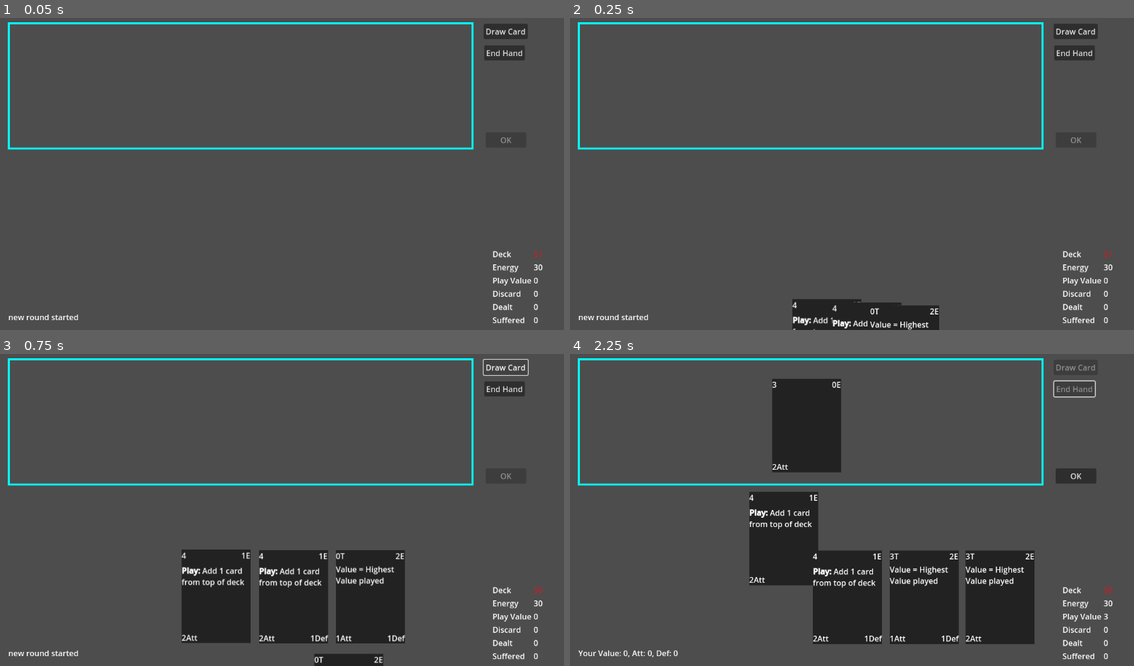
Above: before the commit, frames 1-4 (two rows, left to right).
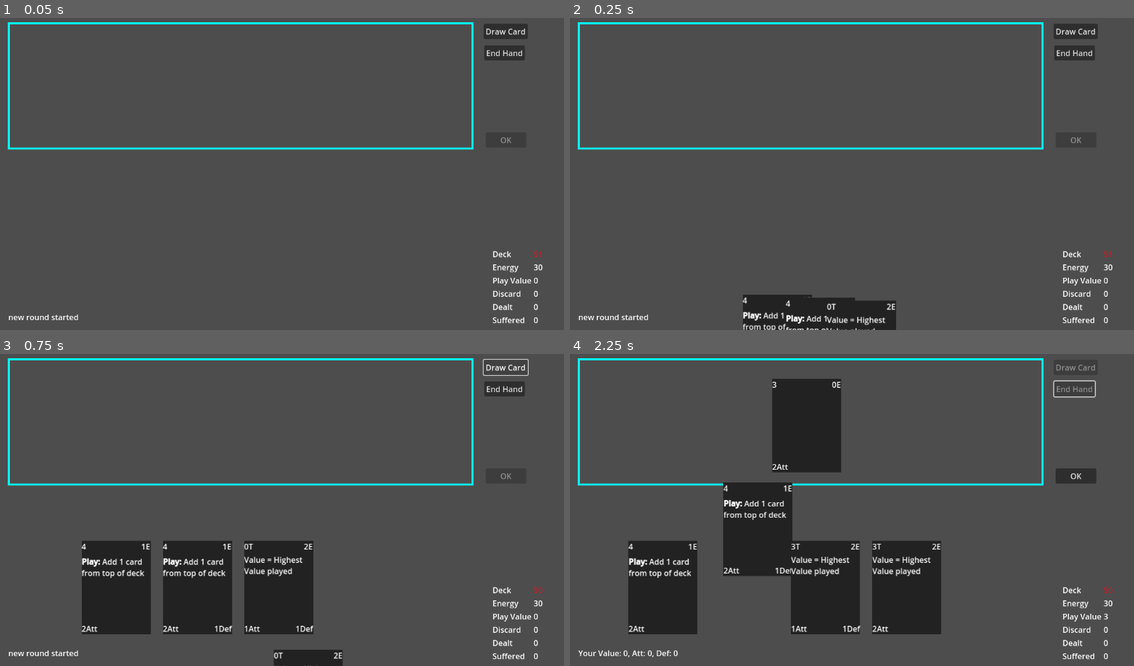
Above: after the commit, the same moments.

Repository: TicklesTheBrain/CardBuilder
Game: Godot game, scene res://game.tscn
Two runs of this game, one before a commit and one after it. Both use one fixed random seed, a clock stepped at 60 frames per second and the inputs below.
Inputs (mouse positions are in pixels of both pictures, inside the frame that each line leads up to):
- Up to frame 1 (0.05 s): no input
- Up to frame 2 (0.25 s): no input
- Up to frame 3 (0.75 s): click "Draw Card" at 0.5 s
- Up to frame 4 (2.25 s): click "End Hand" at 1.25 s; drag from (767, 597) to (812, 422) at 2.02 s

Frame 1 is identical in both runs. In frame 2, 2.1% of the frame differs, in the area x 30-66%, y 88-100%; in frame 3, 12%; in frame 4, 14%, in the area x 10-83%, y 41-93%.

Commit message:
Added dynamic card position control

Diff:
--- a/cardAbstractions/cardContainer.gd
+++ b/cardAbstractions/cardContainer.gd
@@ -26,6 +26,10 @@
 		return maxCards - cards.size()
 
 func addCard(cardToAdd: CardData) -> bool:
+
+	#TODO: need to cleanup this order so it is bulletproof here. since trigger effect can sometimes add more cards with their own effects, the order on card added events is important for order
+	#of the cards, which is a cosmetic incosistency, but might cause further fuckyness later on.
+
 	if not checkFull():
 		cards.push_back(cardToAdd)
 		cardToAdd.container = self
--- a/cardEffects/peSetValueToPrevious.gd
+++ b/cardEffects/peSetValueToPrevious.gd
@@ -2,11 +2,11 @@
 class_name SetValueToPrevious
 
 func triggerSpecific(ctxt: GameStateContext):
-    if ctxt.hand.getAll().size() < 2:
+    if ctxt.playArea.getAll().size() < 2:
         #THIS MEANS THIS WAS THE FIRST CARD PLAYED
         return
 
-    var valueToCopy = ctxt.hand.getLast(2).getValue()
+    var valueToCopy = ctxt.playArea.getLast(2).getValue()
     modifier.flatChange = valueToCopy
     super(ctxt)
     print("value copy Done")
--- /dev/null
+++ b/cardInterfaceStuff/FixedPositionController.gd
@@ -0,0 +1,18 @@
+extends CardPositionController
+class_name FixedPositionController
+
+@export var posCollections: Array[Node2D]
+
+func scuttleCards():
+
+	if cards.size() < 1:
+		return
+
+	var i = 0
+	var currentCollection = posCollections[cards.size()-1].get_children()
+	var tween = get_tree().create_tween().set_parallel()
+
+	for card: CardDisplay in cards:
+		var newMarker = currentCollection[i]
+		i +=1
+		tween.tween_property(card,"position", newMarker.position, cardMoveTime)
--- a/cardInterfaceStuff/PlayAreaController.gd
+++ b/cardInterfaceStuff/PlayAreaController.gd
@@ -1,6 +1,6 @@
 extends Area2D
 
-@export var positionController: VariedPositionController
+@export var positionController: CardPositionController
 @export var shape: CollisionShape2D
 
 func _on_area_exited(area:Area2D):
--- a/cardInterfaceStuff/cardDisplay.gd
+++ b/cardInterfaceStuff/cardDisplay.gd
@@ -22,7 +22,7 @@
 var mouseOffset = Vector2()
 var previousPosition = Vector2()
 var inPlayArea = null
-var positionController: VariedPositionController
+var positionController: CardPositionController
 var selected = false:
 	set(value):
 		if value == true:
--- a/cardInterfaceStuff/VariedPositionController.gd
+++ b/cardInterfaceStuff/cardPositionController.gd
@@ -1,18 +1,16 @@
-extends Node2D
-class_name VariedPositionController
+extends Node
+class_name CardPositionController
 
-@export var posCollections: Array[Node2D]
 @export var cardMoveTime: float = 0.5
+@export var logicalContainer: CardContainer
 @export var canvasLayer: CanvasLayer
 
 var cards: Array[CardDisplay] = []
 var setupDone: bool = false
-@export var logicalContainer: CardContainer
 
 func _ready():
 	if logicalContainer and not setupDone:
 		setupNewLogicalContainer()
-
 
 func addCardData(cardData: CardData):
 	var cardDisplays = get_tree().get_nodes_in_group("cd")
@@ -37,9 +35,6 @@
 
 func addCardDisplay(newCard: CardDisplay):
 
-	if cards.size() >= posCollections.size():
-		return
-
 	newCard.positionController = self
 	cards.push_back(newCard)
 	scuttleCards()
@@ -50,20 +45,6 @@
 
 	cards.erase(cardToRemove)
 	scuttleCards()
-
-func scuttleCards():
-
-	if cards.size() < 1:
-		return
-
-	var i = 0
-	var currentCollection = posCollections[cards.size()-1].get_children()
-	var tween = get_tree().create_tween().set_parallel()
-
-	for card: CardDisplay in cards:
-		var newMarker = currentCollection[i]
-		i +=1
-		tween.tween_property(card,"position", newMarker.position, cardMoveTime)
 
 func setupNewLogicalContainer(newContainer = null):
 	if newContainer:
@@ -77,3 +58,8 @@
 	logicalContainer.cardRemoved.connect(removeCardData)
 
 	setupDone = true
+
+
+func scuttleCards():
+	print("generic scuttle cards for position controller not overrriden")
+	pass
--- /dev/null
+++ b/cardInterfaceStuff/dynamicPositionController.gd
@@ -0,0 +1,39 @@
+extends CardPositionController
+class_name DynamicPositionController
+
+@export var cardArea: CollisionShape2D
+@export var minCardCenterDistance: float
+@export var maxCardGap: float
+
+func scuttleCards():
+
+	if cards.size() < 1:
+		return
+
+	var centerPos = cardArea.position
+	var areaWidth = cardArea.shape.get_rect().size.x
+	var cardWidth = cards[0].cardShape.get_children()[0].shape.get_rect().size.x
+	var distanceBetweenCards = minCardCenterDistance
+	var startingPoint: Vector2
+
+	if cards.size() == 1:
+		distanceBetweenCards = 0
+	elif (cards.size()-1)*maxCardGap+cards.size()*cardWidth < areaWidth:
+		distanceBetweenCards = maxCardGap+cardWidth
+	elif cardWidth+(cards.size()-1)*minCardCenterDistance >= areaWidth:
+		distanceBetweenCards = minCardCenterDistance
+		startingPoint = centerPos - Vector2(areaWidth/2,0)
+	else:
+		distanceBetweenCards = (areaWidth - cardWidth) / (cards.size()-1)
+
+	var totalCardWidth = cardWidth + distanceBetweenCards*(cards.size()-1)
+	if not startingPoint:
+		startingPoint = centerPos - Vector2(totalCardWidth/2, 0)
+
+	var i = 0
+	var tween = get_tree().create_tween().set_parallel()
+
+	for card: CardDisplay in cards:
+		var cardPosition = startingPoint + Vector2(i*distanceBetweenCards,0)
+		i +=1
+		tween.tween_property(card,"position", cardPosition, cardMoveTime)
--- a/game.tscn
+++ b/game.tscn
@@ -8,7 +8,7 @@
 [ext_resource type="Script" path="res://cardInterfaceStuff/CardDisplaySink.gd" id="3_lpmun"]
 [ext_resource type="Script" path="res://cardAbstractions/cardParam.gd" id="4_kj13h"]
 [ext_resource type="Script" path="res://modifiers/paramModifierFixedChange.gd" id="4_kraob"]
-[ext_resource type="Script" path="res://cardInterfaceStuff/VariedPositionController.gd" id="4_u0guh"]
+[ext_resource type="Script" path="res://cardInterfaceStuff/FixedPositionController.gd" id="4_u0guh"]
 [ext_resource type="Script" path="res://cardInterfaceStuff/PlayAreaController.gd" id="5_fctuw"]
 [ext_resource type="Script" path="res://cardAbstractions/emptyCardData.gd" id="5_fj00f"]
 [ext_resource type="Script" path="res://cardEffects/peContainerModifier.gd" id="5_y0qb8"]
@@ -28,6 +28,7 @@
 [ext_resource type="Script" path="res://modifiers/paramModifierFlat.gd" id="20_10cho"]
 [ext_resource type="Script" path="res://cardEffects/peSetValueToPrevious.gd" id="20_l4gj5"]
 [ext_resource type="Script" path="res://conditionals/conditionalAmount.gd" id="22_0ivmw"]
+[ext_resource type="Script" path="res://cardInterfaceStuff/dynamicPositionController.gd" id="27_mupmx"]
 
 [sub_resource type="Resource" id="Resource_stxwd"]
 script = ExtResource("4_kj13h")
@@ -799,6 +800,9 @@
 cost = SubResource("Resource_lab7m")
 onPlayEffects = Array[Resource("res://cardEffects/playEffect.gd")]([])
 playConditionals = Array[Resource("res://conditionals/conditionals.gd")]([])
+
+[sub_resource type="RectangleShape2D" id="RectangleShape2D_c17rp"]
+size = Vector2(959, 204)
 
 [sub_resource type="RectangleShape2D" id="RectangleShape2D_625ey"]
 size = Vector2(947, 256.5)
@@ -859,7 +863,6 @@
 
 [node name="HandManager" type="Node" parent="Logic/Player" node_paths=PackedStringArray("feedContainer", "disposeContainer")]
 script = ExtResource("12_q8pst")
-maxCards = 7
 feedContainer = NodePath("../DiscardManager")
 disposeContainer = NodePath("../DiscardManager")
 
@@ -941,6 +944,7 @@
 visible = false
 script = ExtResource("4_u0guh")
 posCollections = [NodePath("../PlayArea/PlayAreaPositionController/1Pos"), NodePath("../PlayArea/PlayAreaPositionContro …(297 unchanged characters)…
+cardMoveTime = null
 logicalContainer = NodePath("../Logic/Enemy/EnemyPlayArea")
 
 [node name="1Pos" type="Node2D" parent="EnemyPlayAreaController"]
@@ -1087,143 +1091,16 @@
 [node name="Marker2D" type="Marker2D" parent="DiscardDisplayController"]
 position = Vector2(1091, 319)
 
-[node name="HandCardDisplayController" type="Node2D" parent="." node_paths=PackedStringArray("posCollections", "logicalContainer")]
-script = ExtResource("4_u0guh")
-posCollections = [NodePath("1Pos"), NodePath("2Pos"), NodePath("3Pos"), NodePath("4Pos"), NodePath("5Pos"), NodePath("6Pos"), NodePath("7Pos")]
+[node name="HandCardDisplayController" type="Node2D" parent="." node_paths=PackedStringArray("cardArea", "logicalContainer")]
+script = ExtResource("27_mupmx")
+cardArea = NodePath("CollisionShape2D")
+minCardCenterDistance = 25.0
+maxCardGap = 25.0
 logicalContainer = NodePath("../Logic/Player/HandManager")
 
-[node name="1Pos" type="Node2D" parent="HandCardDisplayController"]
-visible = false
-
-[node name="1_1" type="Marker2D" parent="HandCardDisplayController/1Pos"]
-position = Vector2(588, 509)
-metadata/_edit_group_ = true
-
-[node name="2Pos" type="Node2D" parent="HandCardDisplayController"]
-visible = false
-
-[node name="1_2" type="Marker2D" parent="HandCardDisplayController/2Pos"]
-position = Vector2(511, 507)
-metadata/_edit_group_ = true
-
-[node name="2_2" type="Marker2D" parent="HandCardDisplayController/2Pos"]
-position = Vector2(669, 508)
-metadata/_edit_group_ = true
-
-[node name="3Pos" type="Node2D" parent="HandCardDisplayController"]
-visible = false
-
-[node name="1_3" type="Marker2D" parent="HandCardDisplayController/3Pos"]
-position = Vector2(466, 505)
-metadata/_edit_group_ = true
-
-[node name="2_3" type="Marker2D" parent="HandCardDisplayController/3Pos"]
-position = Vector2(624, 506)
-metadata/_edit_group_ = true
-
-[node name="3_3" type="Marker2D" parent="HandCardDisplayController/3Pos"]
-position = Vector2(781, 506)
-metadata/_edit_group_ = true
-
-[node name="4Pos" type="Node2D" parent="HandCardDisplayController"]
-visible = false
-
-[node name="1_4" type="Marker2D" parent="HandCardDisplayController/4Pos"]
-position = Vector2(408, 506)
-metadata/_edit_group_ = true
-
-[node name="2_4" type="Marker2D" parent="HandCardDisplayController/4Pos"]
-position = Vector2(566, 507)
-metadata/_edit_group_ = true
-
-[node name="3_4" type="Marker2D" parent="HandCardDisplayController/4Pos"]
-position = Vector2(723, 507)
-metadata/_edit_group_ = true
-
-[node name="4_4" type="Marker2D" parent="HandCardDisplayController/4Pos"]
-position = Vector2(878, 507)
-metadata/_edit_group_ = true
-
-[node name="5Pos" type="Node2D" parent="HandCardDisplayController"]
-visible = false
-
-[node name="1_5" type="Marker2D" parent="HandCardDisplayController/5Pos"]
-position = Vector2(311, 505)
-metadata/_edit_group_ = true
-
-[node name="2_5" type="Marker2D" parent="HandCardDisplayController/5Pos"]
-position = Vector2(469, 506)
-metadata/_edit_group_ = true
-
-[node name="3_5" type="Marker2D" parent="HandCardDisplayController/5Pos"]
-position = Vector2(626, 506)
-metadata/_edit_group_ = true
-
-[node name="4_5" type="Marker2D" parent="HandCardDisplayController/5Pos"]
-position = Vector2(781, 506)
-metadata/_edit_group_ = true
-
-[node name="5_5" type="Marker2D" parent="HandCardDisplayController/5Pos"]
-position = Vector2(938, 507)
-metadata/_edit_group_ = true
-
-[node name="6Pos" type="Node2D" parent="HandCardDisplayController"]
-visible = false
-
-[node name="1_6" type="Marker2D" parent="HandCardDisplayController/6Pos"]
-position = Vector2(191, 505)
-metadata/_edit_group_ = true
-
-[node name="2_6" type="Marker2D" parent="HandCardDisplayController/6Pos"]
-position = Vector2(349, 506)
-metadata/_edit_group_ = true
-
-[node name="3_6" type="Marker2D" parent="HandCardDisplayController/6Pos"]
-position = Vector2(506, 506)
-metadata/_edit_group_ = true
-
-[node name="4_6" type="Marker2D" parent="HandCardDisplayController/6Pos"]
-position = Vector2(661, 506)
-metadata/_edit_group_ = true
-
-[node name="5_6" type="Marker2D" parent="HandCardDisplayController/6Pos"]
-position = Vector2(818, 507)
-metadata/_edit_group_ = true
-
-[node name="6_6" type="Marker2D" parent="HandCardDisplayController/6Pos"]
-position = Vector2(973, 508)
-metadata/_edit_group_ = true
-
-[node name="7Pos" type="Node2D" parent="HandCardDisplayController"]
-visible = false
-
-[node name="1_7" type="Marker2D" parent="HandCardDisplayController/7Pos"]
-position = Vector2(121, 509)
-metadata/_edit_group_ = true
-
-[node name="2_7" type="Marker2D" parent="HandCardDisplayController/7Pos"]
-position = Vector2(279, 510)
-metadata/_edit_group_ = true
-
-[node name="3_7" type="Marker2D" parent="HandCardDisplayController/7Pos"]
-position = Vector2(436, 510)
-metadata/_edit_group_ = true
-
-[node name="4_7" type="Marker2D" parent="HandCardDisplayController/7Pos"]
-position = Vector2(591, 510)
-metadata/_edit_group_ = true
-
-[node name="5_7" type="Marker2D" parent="HandCardDisplayController/7Pos"]
-position = Vector2(748, 511)
-metadata/_edit_group_ = true
-
-[node name="6_7" type="Marker2D" parent="HandCardDisplayController/7Pos"]
-position = Vector2(903, 512)
-metadata/_edit_group_ = true
-
-[node name="7_7" type="Marker2D" parent="HandCardDisplayController/7Pos"]
-position = Vector2(1059, 513)
-metadata/_edit_group_ = true
+[node name="CollisionShape2D" type="CollisionShape2D" parent="HandCardDisplayController"]
+position = Vector2(509, 487)
+shape = SubResource("RectangleShape2D_c17rp")
 
 [node name="PlayArea" type="Area2D" parent="." node_paths=PackedStringArray("positionController", "shape")]
 script = ExtResource("5_fctuw")
@@ -1234,6 +1111,7 @@
 visible = false
 script = ExtResource("4_u0guh")
 posCollections = [NodePath("1Pos"), NodePath("2Pos"), NodePath("3Pos"), NodePath("4Pos"), NodePath("5Pos"), NodePath("6Pos"), NodePath("7Pos")]
+cardMoveTime = null
 logicalContainer = NodePath("../../Logic/Player/PlayAreaManager")
 
 [node name="1Pos" type="Node2D" parent="PlayArea/PlayAreaPositionController"]
--- a/pocket.tscn
+++ b/pocket.tscn
@@ -1,7 +1,7 @@
 [gd_scene load_steps=8 format=3 uid="uid://o20e5thwdy3j"]
 
 [ext_resource type="Script" path="res://pocketDisplay.gd" id="1_q2qv6"]
-[ext_resource type="Script" path="res://cardInterfaceStuff/VariedPositionController.gd" id="2_87o7k"]
+[ext_resource type="Script" path="res://cardInterfaceStuff/FixedPositionController.gd" id="2_87o7k"]
 
 [sub_resource type="StyleBoxFlat" id="StyleBoxFlat_2gfwq"]
 bg_color = Color(0.0313726, 0.247059, 0.109804, 1)
@@ -79,6 +79,7 @@
 [node name="PocketPositionController" type="Node2D" parent="." node_paths=PackedStringArray("posCollections", "canvasLayer")]
 script = ExtResource("2_87o7k")
 posCollections = [NodePath("1Pos"), NodePath("2Pos"), NodePath("3Pos"), NodePath("4Pos")]
+cardMoveTime = null
 canvasLayer = NodePath("..")
 
 [node name="1Pos" type="Node2D" parent="PocketPositionController"]
--- a/pocketDisplay.gd
+++ b/pocketDisplay.gd
@@ -2,7 +2,7 @@
 class_name PocketDisplay
 
 @export var animation: AnimationPlayer
-@export var positionController: VariedPositionController
+@export var positionController: CardPositionController
 @export var infoLabel: Label
 
 func setupPositionController(container: CardContainer):
Not shown: 1 places in game.tscn that only renumber resources
